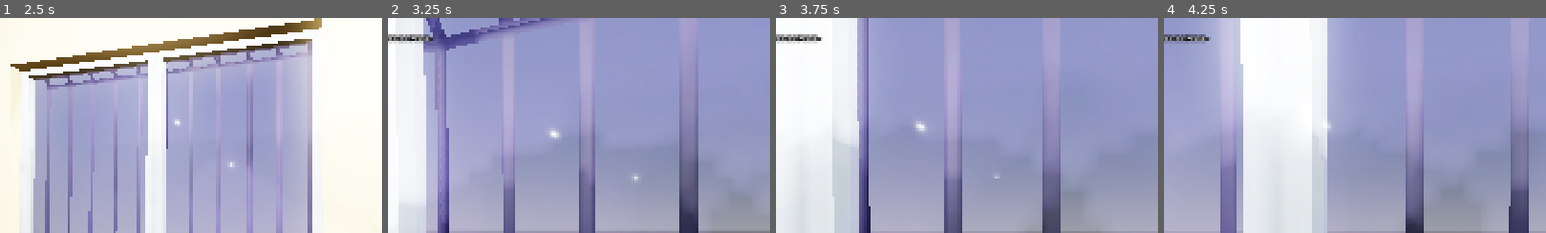
Above: before the commit, frames 1-4 (left to right).
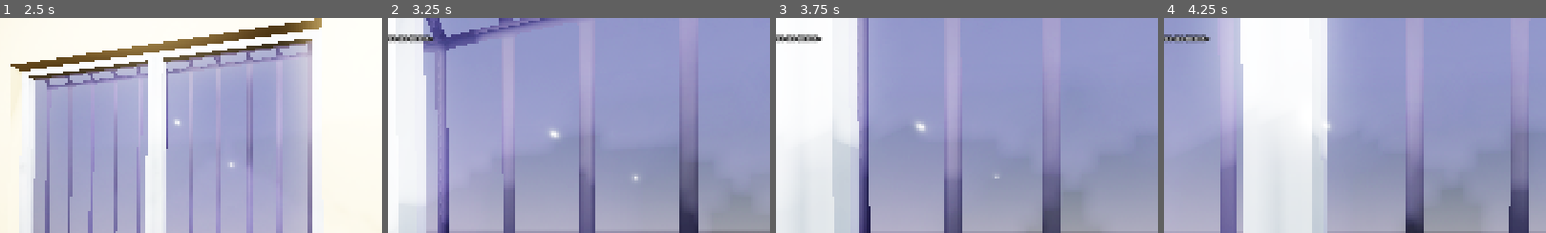
Above: after the commit, the same moments.

Repository: takanazwa5/ProjektMonopolowy
Game: Godot game, scene res://scenes/game/game.tscn
Same seed, same stepped clock (60 frames per second), same inputs: the game is played once before the commit and once after it.
Inputs (mouse positions are % of the whole screen's width and height, from its top left):
- Up to frame 1 (2.5 s): tap Enter at 0.5 s; move the mouse to (55, 50) at 0.52 s; hold G (drop_item) 0.53-1.28 s; hold W (walk_forward) from 0.53 s (still down); click (55, 50) at 0.8 s; move the mouse to (45, 50) at 1.27 s; click (45, 50) at 1.35 s; tap G (drop_item) at 1.55 s; move the mouse to (52, 48) at 2.02 s; hold Ctrl (crouch) from 2.03 s (still down); click (52, 48) at 2.3 s
- Up to frame 2 (3.25 s): keep holding W (walk_forward); move the mouse to (49, 52) at 2.77 s; release Ctrl (crouch) at 2.78 s; tap G (drop_item) at 2.85 s; click (49, 52) at 2.92 s
- Up to frame 3 (3.75 s): keep holding W (walk_forward); move the mouse to (57, 51) at 3.52 s; hold E (interact) from 3.53 s (still down)
- Up to frame 4 (4.25 s): keep holding W (walk_forward); keep holding E (interact); click (57, 51) at 3.8 s
The pictures show only the part of the screen within x 15-65%, y 0-50%; the shares and areas given below are measured in that part.

Frame 1 is identical in both runs. In frame 2, less than 0.1% of the frame differs, in the area x 2-11%, y 7-11%; in frame 3, less than 0.1%; in frame 4, less than 0.1%.

Commit message:
Add 'yeet' item action with impulse force
Introduces a new 'yeet_item' input action mapped to mouse button, allowing players to throw items with increased force. Refactors input handling and adds a YEET_FORCE constant to control the impulse strength.

Diff:
--- a/features/player/item_rig.gd
+++ b/features/player/item_rig.gd
@@ -6,6 +6,7 @@
 
 
 const TWEEN_DURATION: float = 0.25
+const YEET_FORCE: float = 5.0
 
 
 var current_item: Item
@@ -17,7 +18,7 @@
 	child_exiting_tree.connect(_on_child_exited_tree)
 
 
-func _unhandled_key_input(event: InputEvent) -> void:
+func _unhandled_input(event: InputEvent) -> void:
 
 	if not is_instance_valid(current_item): return
 
@@ -25,6 +26,14 @@
 
 		var game: Game = get_tree().current_scene
 		current_item.freeze = false
+		current_item.apply_impulse(-get_viewport().get_camera_3d().global_basis.z)
+		current_item.reparent(game.loose_items)
+
+	elif event.is_action_pressed(&"yeet_item"):
+
+		var game: Game = get_tree().current_scene
+		current_item.freeze = false
+		current_item.apply_impulse(-get_viewport().get_camera_3d().global_basis.z * YEET_FORCE)
 		current_item.reparent(game.loose_items)
 
 
--- a/project.godot
+++ b/project.godot
@@ -109,6 +109,11 @@
 "events": [Object(InputEventKey,"resource_local_to_scene":false,"resource_name":"","device":-1,"window_id":0,"alt_press …(192 unchanged characters)…
 ]
 }
+yeet_item={
+"deadzone": 0.2,
+"events": [Object(InputEventMouseButton,"resource_local_to_scene":false,"resource_name":"","device":-1,"window_id":0,"alt_pressed":false,"shift_pressed":false,"ctrl_pressed":false,"meta_pressed":false,"button_mask":1,"position":Vector2(206, 15),"global_position":Vector2(215, 61),"factor":1.0,"button_index":1,"canceled":false,"pressed":true,"double_click":false,"script":null)
+]
+}
 
 [layer_names]
 
